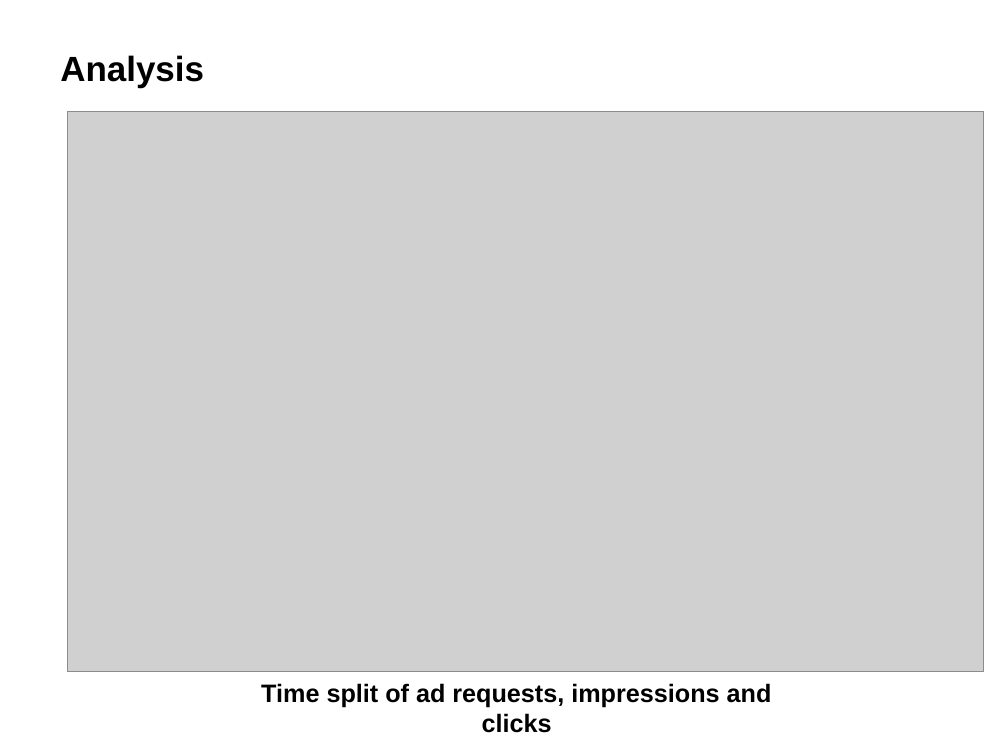
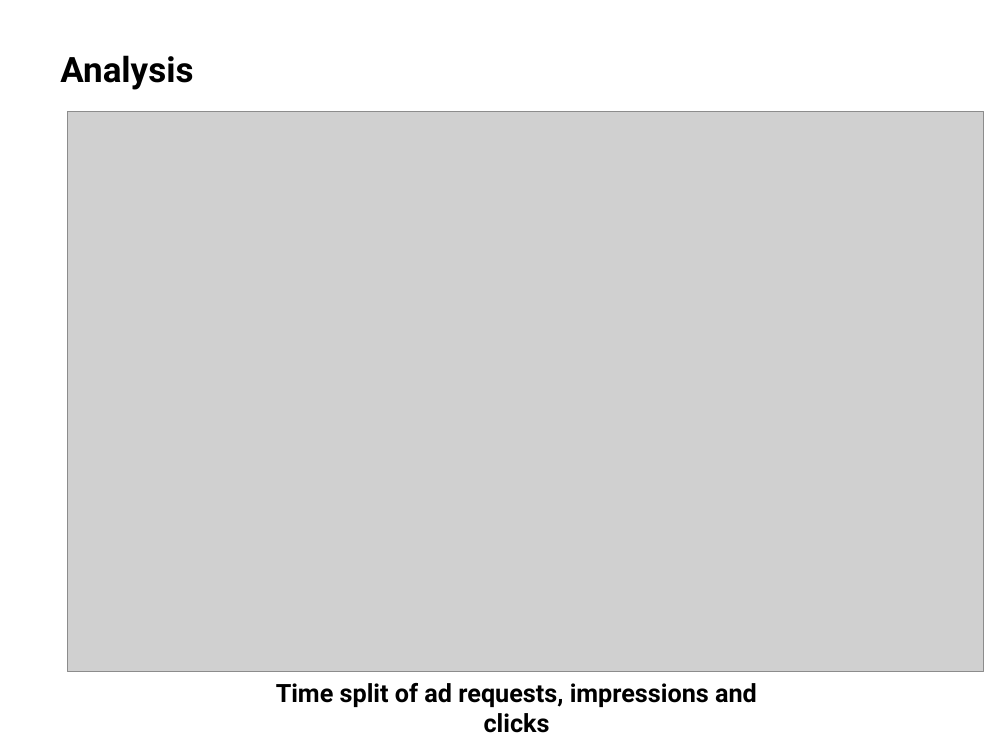
Before and after one commit to ppagarawal/GG, a slide deck: slide 4 of Data_Analysis.pptx. Drawn at 1008x756 pixels with LibreOffice and Linux fonts; fonts in the diff are those of the drawing; grey boxes stand for pictures. Boxes give left, top, right and bottom in pixels: in the first picture for what was removed or moved away, otherwise in the second. Text is boxed around its words. In the diff, an @@ line names an element or a change of style, - is before the commit and + after.

Commit message:
Update Data_Analysis.pptx
Revised the Title

```diff
--- a/Data_Analysis.pptx
+++ b/Data_Analysis.pptx
@@ text "Analysis" at (60,55,193,90): font Arial to Roboto @@
@@ text "Time split of ad requests, ..." at (276,683,757,733): font Arial to Roboto @@
```
Also in this commit, not shown: 8 other slides changed.
